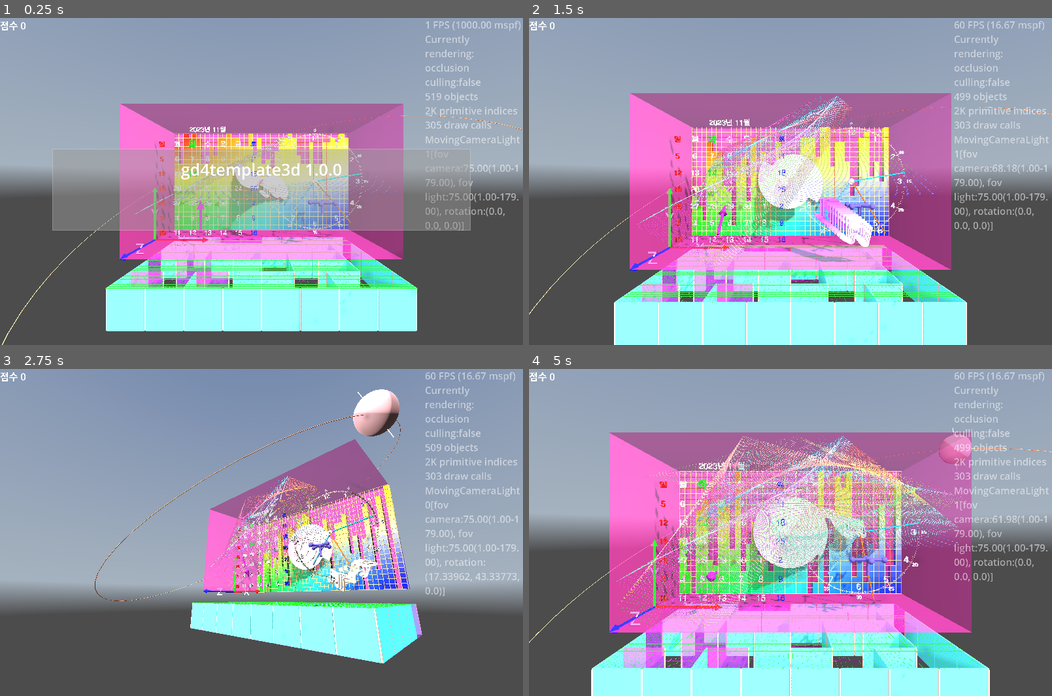
Above: before the commit, frames 1-4 (two rows, left to right).
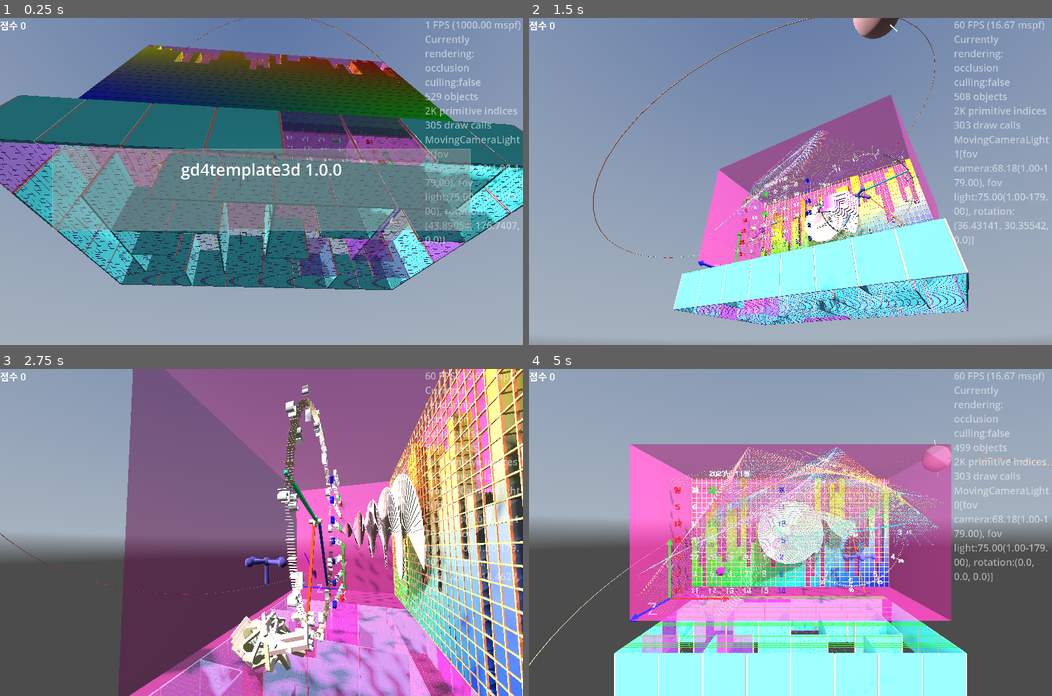
Above: after the commit, the same moments.

Repository: kasworld/gd4template3d
Game: Godot game, scene res://main.tscn
Two runs of this game, one before a commit and one after it. Both use one fixed random seed, a clock stepped at 60 frames per second and the inputs below. A sky picture missing from this copy of the repository is replaced by a grey-blue gradient.
Inputs (mouse positions are in pixels of both pictures, inside the frame that each line leads up to):
- Up to frame 1 (0.25 s): no input
- Up to frame 2 (1.5 s): tap Enter at 0.5, 0.6 s; move the mouse to (905, 165) at 0.52 s; click (905, 165) at 0.67 s; move the mouse to (685, 197) at 1.27 s; tap Delete at 1.35 s; click (685, 197) at 1.42 s
- Up to frame 3 (2.75 s): move the mouse to (313, 460) at 2.02 s; tap Enter at 2.1 s; click (313, 460) at 2.17 s
- Up to frame 4 (5 s): move the mouse to (764, 597) at 2.77 s; tap Delete at 2.85, 4.35 s; click (764, 597) at 2.92 s; move the mouse to (947, 581) at 3.52 s; tap Enter at 3.6 s; click (947, 581) at 3.67 s; move the mouse to (633, 483) at 4.27 s; click (633, 483) at 4.42 s

The runs differ from the first frame. In frame 1, 90% of the frame differs, in the area x 0-100%, y 0-100%; in frame 2, 80%; in frame 3, 78%; in frame 4, 36%.

Commit message:
add MovingCameraLightAround

Diff:
--- a/main.gd
+++ b/main.gd
@@ -232,8 +232,10 @@
 	for bg in gauge_list:
 		bg.inc_current_value([-1,1].pick_random())
 	main_animation.handle_animation()
-	if $MovingCameraLight.is_current_camera():
-		$MovingCameraLight.move_hober_around_z(WorldSize/2, (WorldSize.x+WorldSize.y)/2, WorldSize.length()*0.6 )
+	if $MovingCameraLightHober.is_current_camera():
+		$MovingCameraLightHober.move_hober_around_z(WorldSize/2, (WorldSize.x+WorldSize.y)/2, WorldSize.length()*0.6 )
+	elif $MovingCameraLightAround.is_current_camera():
+		$MovingCameraLightAround.move_around_y(WorldSize/2, (WorldSize.x+WorldSize.y)/2, WorldSize.length()*0.6 )
 
 func _on_카메라변경_pressed() -> void:
 	MovingCameraLight.NextCamera()
--- a/main.tscn
+++ b/main.tscn
@@ -97,6 +97,8 @@
 
 [node name="ValveHandle" parent="." instance=ExtResource("7_272bh")]
 
-[node name="MovingCameraLight" parent="." instance=ExtResource("8_5vw27")]
+[node name="FixedCameraLight" parent="." instance=ExtResource("8_5vw27")]
 
-[node name="FixedCameraLight" parent="." instance=ExtResource("8_5vw27")]
+[node name="MovingCameraLightHober" parent="." instance=ExtResource("8_5vw27")]
+
+[node name="MovingCameraLightAround" parent="." instance=ExtResource("8_5vw27")]
